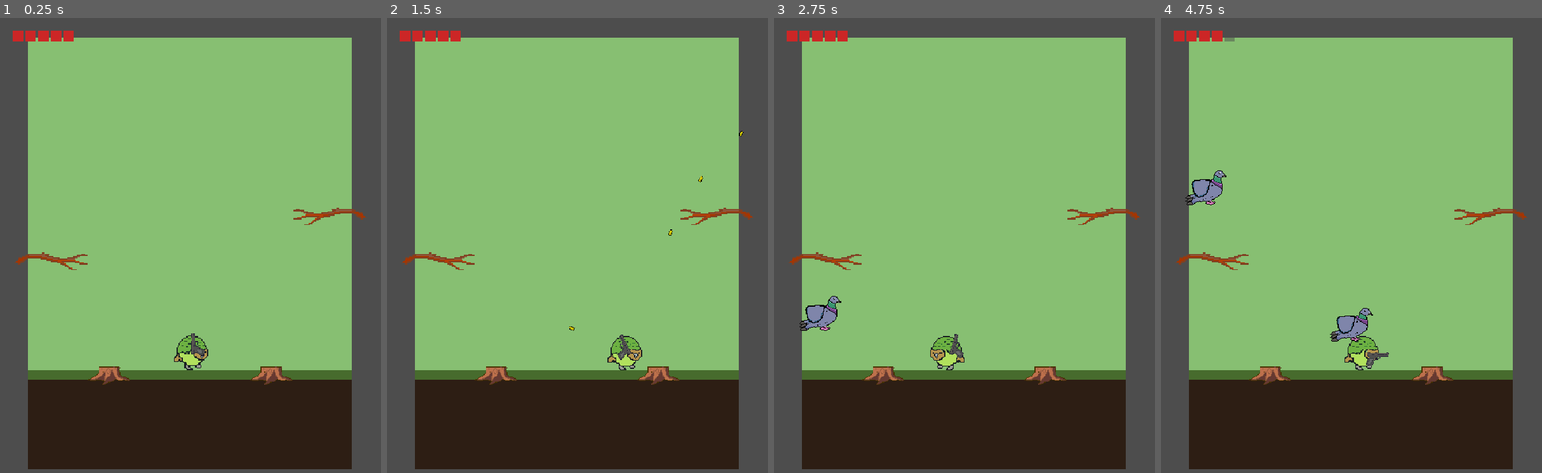
Above: before the commit, frames 1-4 (left to right).
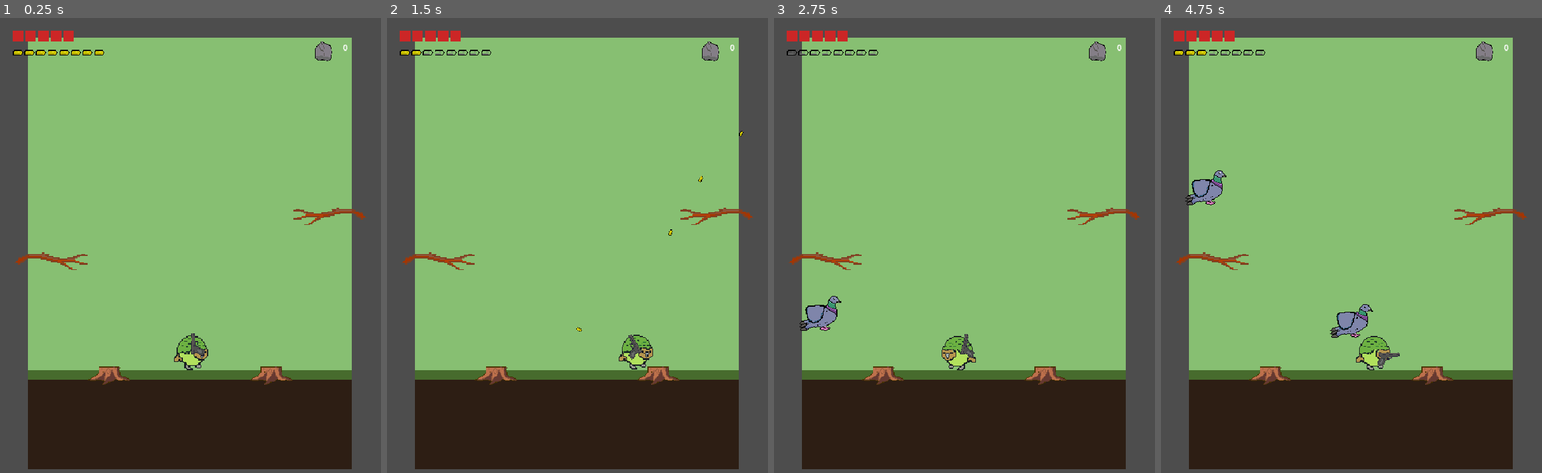
Above: after the commit, the same moments.

Repository: CCp0/Glockapo
Game: Godot game, scene res://scenes/arena.tscn
Same seed, same stepped clock (60 frames per second), same inputs: the game is played once before the commit and once after it.
Inputs (mouse positions are in pixels of both pictures, inside the frame that each line leads up to):
- Up to frame 1 (0.25 s): no input
- Up to frame 2 (1.5 s): move the mouse to (661, 245) at 0.52 s; press the mouse at (661, 245) at 0.53 s; hold D (move_right) 0.53-1.25 s; tap W (move_up) at 0.77 s; release the mouse at (661, 245) at 1.25 s; drag from (501, 295) to (729, 163) at 1.27 s
- Up to frame 3 (2.75 s): move the mouse to (1002, 159) at 2.02 s; press the mouse at (1002, 159) at 2.03 s; hold A (move_left) from 2.03 s (still down)
- Up to frame 4 (4.75 s): release A (move_left) at 2.75 s; release the mouse at (1389, 159) at 2.75 s; drag from (1332, 372) to (1237, 195) at 2.77 s; move the mouse to (1465, 350) at 3.52 s; press the mouse at (1465, 350) at 3.53 s; hold D (move_right) 3.53-4.25 s; tap W (move_up) at 3.77 s; tap R (reload) at 4.15 s; release the mouse at (1465, 350) at 4.25 s; drag from (1237, 195) to (1446, 350) at 4.27 s

The runs differ from the first frame. In frame 1, 0.4% of the frame differs, in the area x 3-92%, y 5-10%; in frame 2, 1.0%; in frame 3, 0.9%; in frame 4, 1.4%, in the area x 3-92%, y 2-78%.

Commit message:
Can't Stop The Rock

Diff:
--- a/autoloads/game_state.gd
+++ b/autoloads/game_state.gd
@@ -2,11 +2,14 @@
 
 signal hp_changed(new_value: int)
 signal died
+signal rocks_changed(new_value: int)
 
 const MAX_HP := 5
 
 var current_biome: BiomeConfig = preload("res://resources/biomes/forest.tres")
 var hp: int = MAX_HP
+var wave: int = 1
+var rocks: int = 0
 var birds_downed_this_wave: int = 0
 
 var _dead: bool = false
@@ -22,8 +25,15 @@
 		died.emit()
 
 
+func add_rock() -> void:
+	rocks += 1
+	rocks_changed.emit(rocks)
+
+
 func reset() -> void:
 	hp = MAX_HP
+	rocks = 0
 	birds_downed_this_wave = 0
 	_dead = false
 	hp_changed.emit(hp)
+	rocks_changed.emit(rocks)
--- a/resources/pigeon_sprite_frames.tres
+++ b/resources/pigeon_sprite_frames.tres
@@ -1,4 +1,4 @@
-[gd_resource type="SpriteFrames" load_steps=22 format=3]
+[gd_resource type="SpriteFrames" format=3 uid="uid://el0wi0uwf2b5"]
 
 [ext_resource type="Texture2D" uid="uid://ck5wmh46uew8b" path="res://assets/pigeon/PigeonSpriteFlight.png" id="1_fly_tex"]
 [ext_resource type="Texture2D" uid="uid://86h0bktw18dn" path="res://assets/pigeon/PigeonSpriteWalk.png" id="2_walk_tex"]
@@ -40,6 +40,18 @@
 atlas = ExtResource("1_fly_tex")
 region = Rect2(512, 0, 64, 64)
 
+[sub_resource type="AtlasTexture" id="AtlasTexture_vibes_0"]
+atlas = ExtResource("3_vibes_tex")
+region = Rect2(0, 0, 64, 64)
+
+[sub_resource type="AtlasTexture" id="AtlasTexture_vibes_1"]
+atlas = ExtResource("3_vibes_tex")
+region = Rect2(64, 0, 64, 64)
+
+[sub_resource type="AtlasTexture" id="AtlasTexture_vibes_2"]
+atlas = ExtResource("3_vibes_tex")
+region = Rect2(0, 64, 64, 64)
+
 [sub_resource type="AtlasTexture" id="AtlasTexture_walk_0"]
 atlas = ExtResource("2_walk_tex")
 region = Rect2(0, 0, 64, 64)
@@ -63,18 +75,6 @@
 [sub_resource type="AtlasTexture" id="AtlasTexture_walk_5"]
 atlas = ExtResource("2_walk_tex")
 region = Rect2(128, 64, 64, 64)
-
-[sub_resource type="AtlasTexture" id="AtlasTexture_vibes_0"]
-atlas = ExtResource("3_vibes_tex")
-region = Rect2(0, 0, 64, 64)
-
-[sub_resource type="AtlasTexture" id="AtlasTexture_vibes_1"]
-atlas = ExtResource("3_vibes_tex")
-region = Rect2(64, 0, 64, 64)
-
-[sub_resource type="AtlasTexture" id="AtlasTexture_vibes_2"]
-atlas = ExtResource("3_vibes_tex")
-region = Rect2(0, 64, 64, 64)
 
 [resource]
 animations = [{
@@ -106,9 +106,23 @@
 "duration": 1.0,
 "texture": SubResource("AtlasTexture_fly_8")
 }],
-"loop": true,
+"loop": 1,
 "name": &"fly",
 "speed": 12.0
+}, {
+"frames": [{
+"duration": 1.0,
+"texture": SubResource("AtlasTexture_vibes_0")
+}, {
+"duration": 1.0,
+"texture": SubResource("AtlasTexture_vibes_1")
+}, {
+"duration": 1.0,
+"texture": SubResource("AtlasTexture_vibes_2")
+}],
+"loop": 1,
+"name": &"vibes",
+"speed": 4.0
 }, {
 "frames": [{
 "duration": 1.0,
@@ -129,21 +143,7 @@
 "duration": 1.0,
 "texture": SubResource("AtlasTexture_walk_5")
 }],
-"loop": true,
+"loop": 1,
 "name": &"walk",
 "speed": 8.0
-}, {
-"frames": [{
-"duration": 1.0,
-"texture": SubResource("AtlasTexture_vibes_0")
-}, {
-"duration": 1.0,
-"texture": SubResource("AtlasTexture_vibes_1")
-}, {
-"duration": 1.0,
-"texture": SubResource("AtlasTexture_vibes_2")
-}],
-"loop": true,
-"name": &"vibes",
-"speed": 4.0
 }]
--- a/scenes/arena.tscn
+++ b/scenes/arena.tscn
@@ -3,73 +3,90 @@
 [ext_resource type="Script" uid="uid://b5qqta5wsw672" path="res://scripts/arena.gd" id="1_arena_script"]
 [ext_resource type="PackedScene" uid="uid://b1xxw2d3bybh7" path="res://scenes/kakapo.tscn" id="2_kakapo"]
 [ext_resource type="PackedScene" uid="uid://jsg1flrhtt2l" path="res://scenes/ui/virtual_joystick.tscn" id="3_joystick"]
-[ext_resource type="Script" path="res://scripts/touch_fire_button.gd" id="4_fire_button_script"]
-[ext_resource type="Script" path="res://scripts/enemy_spawner.gd" id="5_enemy_spawner_script"]
-[ext_resource type="Script" path="res://scripts/health_hud.gd" id="6_health_hud_script"]
+[ext_resource type="Script" uid="uid://jlm11yu5m1me" path="res://scripts/touch_fire_button.gd" id="4_fire_button_script"]
+[ext_resource type="Script" uid="uid://r8oc27gk8mhi" path="res://scripts/enemy_spawner.gd" id="5_enemy_spawner_script"]
+[ext_resource type="Script" uid="uid://dgnw3kqy80oko" path="res://scripts/health_hud.gd" id="6_health_hud_script"]
 [ext_resource type="PackedScene" uid="uid://b5mi2hr0ate3i" path="res://scenes/ui/game_over_screen.tscn" id="7_game_over"]
+[ext_resource type="Script" path="res://scripts/ammo_hud.gd" id="8_ammo_hud_script"]
+[ext_resource type="Script" path="res://scripts/rock_hud.gd" id="9_rock_hud_script"]
 
 [sub_resource type="RectangleShape2D" id="RectangleShape2D_ground"]
 size = Vector2(720, 220)
 
-[node name="Arena" type="Node2D"]
+[node name="Arena" type="Node2D" unique_id=552640823]
 script = ExtResource("1_arena_script")
 
-[node name="Background" type="Polygon2D" parent="."]
+[node name="Background" type="Polygon2D" parent="." unique_id=2140869350]
 polygon = PackedVector2Array(0, 0, 720, 0, 720, 960, 0, 960)
 
-[node name="Ground" type="StaticBody2D" parent="."]
+[node name="Ground" type="StaticBody2D" parent="." unique_id=2089772106]
 position = Vector2(360, 850)
 collision_mask = 0
 
-[node name="CollisionShape2D" type="CollisionShape2D" parent="Ground"]
+[node name="CollisionShape2D" type="CollisionShape2D" parent="Ground" unique_id=2018121801]
 shape = SubResource("RectangleShape2D_ground")
 
-[node name="GrassVisual" type="Polygon2D" parent="Ground"]
+[node name="GrassVisual" type="Polygon2D" parent="Ground" unique_id=1239844378]
 polygon = PackedVector2Array(-360, -110, 360, -110, 360, -90, -360, -90)
 
-[node name="SoilVisual" type="Polygon2D" parent="Ground"]
+[node name="SoilVisual" type="Polygon2D" parent="Ground" unique_id=1642217418]
 polygon = PackedVector2Array(-360, -90, 360, -90, 360, 110, -360, 110)
 
-[node name="Platforms" type="Node2D" parent="."]
+[node name="Platforms" type="Node2D" parent="." unique_id=997435839]
 
-[node name="Kakapo" parent="." instance=ExtResource("2_kakapo")]
+[node name="Kakapo" parent="." unique_id=890051436 instance=ExtResource("2_kakapo")]
 position = Vector2(360, 650)
 
-[node name="EnemySpawner" type="Node2D" parent="."]
+[node name="EnemySpawner" type="Node2D" parent="." unique_id=1934451808]
 script = ExtResource("5_enemy_spawner_script")
 
-[node name="MainCamera" type="Camera2D" parent="."]
+[node name="MainCamera" type="Camera2D" parent="." unique_id=1419334993]
 position = Vector2(360, 520)
 zoom = Vector2(0.85, 0.85)
 
-[node name="GameOverScreen" parent="." instance=ExtResource("7_game_over")]
+[node name="GameOverScreen" parent="." unique_id=501114372 instance=ExtResource("7_game_over")]
 
-[node name="HUD" type="CanvasLayer" parent="."]
+[node name="HUD" type="CanvasLayer" parent="." unique_id=285987804]
 
-[node name="HealthHUD" type="HBoxContainer" parent="HUD"]
-script = ExtResource("6_health_hud_script")
+[node name="HealthHUD" type="HBoxContainer" parent="HUD" unique_id=1510429385]
 offset_left = 24.0
 offset_top = 24.0
 offset_right = 200.0
 offset_bottom = 44.0
+script = ExtResource("6_health_hud_script")
 
-[node name="VirtualJoystick" parent="HUD" instance=ExtResource("3_joystick")]
+[node name="AmmoHUD" type="HBoxContainer" parent="HUD"]
+offset_left = 24.0
+offset_top = 54.0
+offset_right = 250.0
+offset_bottom = 78.0
+script = ExtResource("8_ammo_hud_script")
+
+[node name="RockHUD" type="HBoxContainer" parent="HUD"]
+anchor_left = 1.0
+anchor_right = 1.0
+offset_left = -140.0
+offset_top = 24.0
+offset_right = -24.0
+offset_bottom = 48.0
+grow_horizontal = 0
+script = ExtResource("9_rock_hud_script")
+
+[node name="VirtualJoystick" parent="HUD" unique_id=1507526767 instance=ExtResource("3_joystick")]
 layout_mode = 3
 
-[node name="AimJoystick" parent="HUD" instance=ExtResource("3_joystick")]
+[node name="AimJoystick" parent="HUD" unique_id=822221034 instance=ExtResource("3_joystick")]
 layout_mode = 3
 anchors_preset = 3
 anchor_left = 1.0
-anchor_top = 1.0
 anchor_right = 1.0
-anchor_bottom = 1.0
 offset_left = -160.0
-offset_top = -160.0
 offset_right = -40.0
-offset_bottom = -40.0
+grow_horizontal = 0
+grow_vertical = 0
 output = 1
 
-[node name="TouchFireButton" type="Button" parent="HUD"]
+[node name="TouchFireButton" type="Button" parent="HUD" unique_id=682040748]
 anchors_preset = 3
 anchor_left = 1.0
 anchor_top = 1.0
--- a/scenes/platforms/stump_platform.tscn
+++ b/scenes/platforms/stump_platform.tscn
@@ -1,17 +1,17 @@
-[gd_scene load_steps=3 format=3 uid="uid://6ojyacxtvar12"]
+[gd_scene format=3 uid="uid://ra0jvltdnryx"]
 
 [ext_resource type="Texture2D" uid="uid://2ov3f2vng0yx" path="res://assets/platforms/StumpSprite.png" id="1_stump_tex"]
 
 [sub_resource type="RectangleShape2D" id="RectangleShape2D_stump"]
-size = Vector2(48, 40)
+size = Vector2(37, 20)
 
-[node name="StumpPlatform" type="StaticBody2D"]
+[node name="StumpPlatform" type="StaticBody2D" unique_id=1389605176]
 collision_layer = 2
 collision_mask = 0
 
-[node name="Sprite2D" type="Sprite2D" parent="."]
+[node name="Sprite2D" type="Sprite2D" parent="." unique_id=1926098631]
 texture = ExtResource("1_stump_tex")
 
-[node name="CollisionShape2D" type="CollisionShape2D" parent="."]
-position = Vector2(0, -8)
+[node name="CollisionShape2D" type="CollisionShape2D" parent="." unique_id=269407574]
+position = Vector2(-0.5, 4)
 shape = SubResource("RectangleShape2D_stump")
--- /dev/null
+++ b/scenes/rock_pickup.tscn
@@ -0,0 +1,29 @@
+[gd_scene format=3 uid="uid://bhy47dwcdq2kp"]
+
+[ext_resource type="Script" uid="uid://dsw7jgoppnlgr" path="res://scripts/rock_pickup.gd" id="1_rock_script"]
+[ext_resource type="Texture2D" uid="uid://cqkjq14b7gfeh" path="res://assets/player_resources/Rock.png" id="2_rock_tex"]
+
+[sub_resource type="RectangleShape2D" id="RectangleShape2D_rock"]
+size = Vector2(18.5, 21)
+
+[node name="RockPickup" type="RigidBody2D" unique_id=1456849864]
+collision_layer = 32
+collision_mask = 3
+lock_rotation = true
+script = ExtResource("1_rock_script")
+
+[node name="Sprite2D" type="Sprite2D" parent="." unique_id=508053404]
+scale = Vector2(0.55, 0.55)
+texture = ExtResource("2_rock_tex")
+
+[node name="CollisionShape2D" type="CollisionShape2D" parent="." unique_id=2010658961]
+position = Vector2(-0.25, 4)
+shape = SubResource("RectangleShape2D_rock")
+
+[node name="CollectionArea" type="Area2D" parent="." unique_id=531842089]
+collision_layer = 0
+collision_mask = 4
+
+[node name="CollisionShape2D" type="CollisionShape2D" parent="CollectionArea" unique_id=272643408]
+position = Vector2(0, 4)
+shape = SubResource("RectangleShape2D_rock")
--- /dev/null
+++ b/scripts/ammo_hud.gd
@@ -0,0 +1,49 @@
+extends HBoxContainer
+
+const BulletTexture := preload("res://assets/glock/BulletSprite.png")
+const EmptyBulletTexture := preload("res://assets/glock/EmptyBulletSprite.png")
+const PIP_SIZE := Vector2(20, 20)
+const PIP_SEPARATION := 2
+
+# The source art is a 64x64 canvas with a lot of transparent padding around
+# a small bullet shape; crop tightly to it so pips actually sit close
+# together instead of each showing mostly empty space.
+const SPRITE_CONTENT_REGION := Rect2(26, 29, 14, 7)
+
+var _pips: Array[TextureRect] = []
+var _filled_texture: AtlasTexture
+var _empty_texture: AtlasTexture
+
+
+func _ready() -> void:
+	_filled_texture = _cropped(BulletTexture)
+	_empty_texture = _cropped(EmptyBulletTexture)
+
+	if not InputBridge.player:
+		return
+	var weapon: Weapon = InputBridge.player.glock_mount
+	weapon.ammo_changed.connect(_on_ammo_changed)
+	# The weapon already emitted its initial state before we could have
+	# connected (it's readied earlier in the tree), so pull it directly.
+	_on_ammo_changed(weapon.rounds_in_mag, Weapon.MAG_SIZE)
+
+
+func _cropped(texture: Texture2D) -> AtlasTexture:
+	var atlas := AtlasTexture.new()
+	atlas.atlas = texture
+	atlas.region = SPRITE_CONTENT_REGION
+	return atlas
+
+
+func _on_ammo_changed(rounds_in_mag: int, mag_size: int) -> void:
+	if _pips.is_empty():
+		add_theme_constant_override("separation", PIP_SEPARATION)
+		for i in mag_size:
+			var pip := TextureRect.new()
+			pip.custom_minimum_size = PIP_SIZE
+			pip.stretch_mode = TextureRect.STRETCH_KEEP_ASPECT_CENTERED
+			add_child(pip)
+			_pips.append(pip)
+
+	for i in _pips.size():
+		_pips[i].texture = _filled_texture if i < rounds_in_mag else _empty_texture
--- a/scripts/enemy_base.gd
+++ b/scripts/enemy_base.gd
@@ -13,6 +13,12 @@
 const DIVE_ABOVE_MIN := 20.0
 const DIVE_ABOVE_MAX := 80.0
 
+# Rock drop chance per kill rises with wave.
+const ROCK_DROP_BASE_CHANCE := 0.5
+const ROCK_DROP_WAVE_INCREMENT := 0.05
+
+const RockPickupScene := preload("res://scenes/rock_pickup.tscn")
+
 @export var speed: float = 160.0
 @export var health: int = 2
 @export var contact_damage: int = 1
@@ -23,6 +29,7 @@
 var _time_alive: float = 0.0
 var _base_y: float = 0.0
 var _dive_target: Vector2
+var _dying: bool = false
 
 @onready var _sprite: AnimatedSprite2D = $AnimatedSprite2D
 
@@ -60,13 +67,24 @@
 
 
 func take_damage(amount: int) -> void:
+	if _dying:
+		return
 	health -= amount
 	if health <= 0:
-		_die()
+		_dying = true
+		# take_damage is called from the bullet's area_entered signal, which
+		# fires mid physics-query-flush; adding/freeing physics nodes has to
+		# wait until that's done.
+		call_deferred("_die")
 
 
 func _die() -> void:
 	GameState.birds_downed_this_wave += 1
+	var drop_chance: float = clampf(ROCK_DROP_BASE_CHANCE + ROCK_DROP_WAVE_INCREMENT * (GameState.wave - 1), 0.0, 1.0)
+	if randf() < drop_chance:
+		var rock: Node2D = RockPickupScene.instantiate()
+		rock.global_position = global_position
+		get_parent().add_child(rock)
 	queue_free()
 
 
--- a/scripts/kakapo.gd
+++ b/scripts/kakapo.gd
@@ -5,7 +5,7 @@
 const GRAVITY := 1400.0
 
 @onready var sprite: Sprite2D = $Sprite2D
-@onready var glock_mount: Node2D = $GlockMount
+@onready var glock_mount: Weapon = $GlockMount
 
 
 func _ready() -> void:
@@ -33,3 +33,7 @@
 
 func take_contact_damage(amount: int) -> void:
 	GameState.take_damage(amount)
+
+
+func collect_rock() -> void:
+	GameState.add_rock()
--- /dev/null
+++ b/scripts/rock_hud.gd
@@ -0,0 +1,24 @@
+extends HBoxContainer
+
+const RockTexture := preload("res://assets/player_resources/Rock.png")
+const ICON_SIZE := Vector2(20, 20)
+
+var _count_label: Label
+
+
+func _ready() -> void:
+	var icon := TextureRect.new()
+	icon.custom_minimum_size = ICON_SIZE
+	icon.stretch_mode = TextureRect.STRETCH_KEEP_ASPECT_CENTERED
+	icon.texture = RockTexture
+	add_child(icon)
+
+	_count_label = Label.new()
+	add_child(_count_label)
+
+	GameState.rocks_changed.connect(_on_rocks_changed)
+	_on_rocks_changed(GameState.rocks)
+
+
+func _on_rocks_changed(new_value: int) -> void:
+	_count_label.text = str(new_value)
--- /dev/null
+++ b/scripts/rock_pickup.gd
@@ -0,0 +1,11 @@
+extends RigidBody2D
+
+
+func _ready() -> void:
+	$CollectionArea.body_entered.connect(_on_body_entered)
+
+
+func _on_body_entered(body: Node2D) -> void:
+	if body.has_method("collect_rock"):
+		body.collect_rock()
+		queue_free()
--- a/scripts/weapon.gd
+++ b/scripts/weapon.gd
@@ -1,6 +1,8 @@
 extends Node2D
+class_name Weapon
 
 signal fired(recoil_impulse: Vector2)
+signal ammo_changed(rounds_in_mag: int, mag_size: int)
 
 const MAG_SIZE := 8
 const FIRE_COOLDOWN := 0.15
@@ -23,6 +25,7 @@
 
 func _ready() -> void:
 	_mount_scale_magnitude = absf(scale.x)
+	ammo_changed.emit(rounds_in_mag, MAG_SIZE)
 
 
 func _process(delta: float) -> void:
@@ -43,6 +46,7 @@
 		if _reload_time_remaining <= 0.0:
 			reloading = false
 			rounds_in_mag = MAG_SIZE
+			ammo_changed.emit(rounds_in_mag, MAG_SIZE)
 	elif rounds_in_mag == 0 or InputBridge.reload_pressed:
 		_start_reload()
 
@@ -59,6 +63,7 @@
 func _fire() -> void:
 	rounds_in_mag -= 1
 	_fire_cooldown_remaining = FIRE_COOLDOWN
+	ammo_changed.emit(rounds_in_mag, MAG_SIZE)
 
 	var aim_dir: Vector2 = InputBridge.aim_vector
 
Binary file added: assets/glock/EmptyBulletSprite.png
Not shown, added: assets/glock/EmptyBulletSprite.png.import
Binary file added: assets/player_resources/Rock.png
Not shown, added: assets/player_resources/Rock.png.import
Not shown: 1 places in resources/biomes/forest.tres that only renumber resources
Not shown, added: scripts/ammo_hud.gd.uid
Not shown, added: scripts/rock_hud.gd.uid
Not shown, added: scripts/rock_pickup.gd.uid
